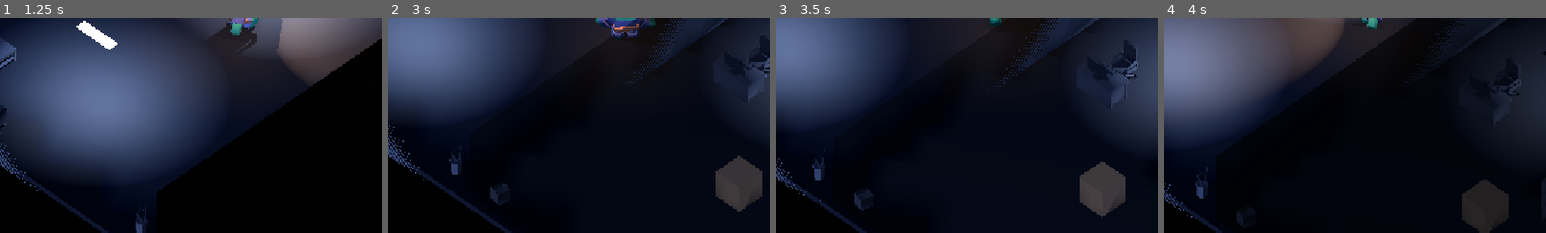
Above: before the commit, frames 1-4 (left to right).
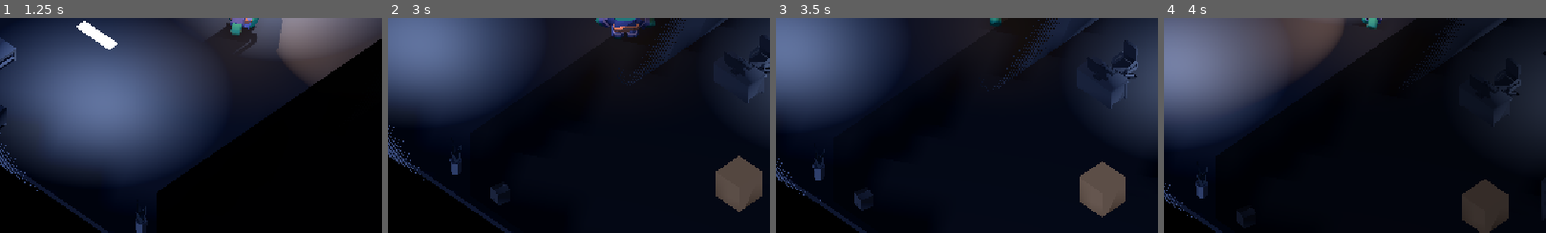
Above: after the commit, the same moments.

Repository: SofiaRubiano10/Zombivors_4to
Game: Godot game, scene res://main.tscn
Two runs of this game, one before a commit and one after it. Both use one fixed random seed, a clock stepped at 60 frames per second and the inputs below.
Inputs:
- Up to frame 1 (1.25 s): tap Enter at 0.5 s; hold D (move_right) from 0.53 s (still down); hold Shift (correr) from 0.53 s (still down)
- Up to frame 2 (3 s): release D (move_right) at 1.28 s; release Shift (correr) at 1.28 s; hold S (move_down) 1.28-2.03 s; tap Space (embestir) at 1.35 s; hold D (move_right) 2.03-2.78 s; tap E (interactuar) at 2.1 s; hold W (move_up) from 2.78 s (still down); tap F at 2.85 s
- Up to frame 3 (3.5 s): keep holding W (move_up)
- Up to frame 4 (4 s): release W (move_up) at 3.53 s; hold A (move_left) from 3.53 s (still down); tap G at 3.6 s
The pictures show only the part of the screen within x 22-72%, y 47-97%; the shares and areas given below are measured in that part.

Frame 1 is identical in both runs. In frame 2, 2.3% of the frame differs, in the area x 85-98%, y 64-91%; in frame 3, 2.3%; in frame 4, less than 0.1%.

Commit message:
C6-01 noche y emisión de los alimentos
La noche fija ya estaba (luz de luna azul, ambiente azul oscuro y niebla por sala); faltaba la emisión tenue de los alimentos del criterio visual 2. Les puse emisión del mismo color de cada comida a 0.35: la carne, la carroña y el cerebro se distinguen en la oscuridad sin llegar a ser una luz.

Co-authored-by: SofiaRubiano10 <10sofiarubiano@gmail.com>

Diff:
--- a/main.tscn
+++ b/main.tscn
@@ -266,6 +266,9 @@
 [sub_resource type="StandardMaterial3D" id="StandardMaterial3D_carne"]
 albedo_color = Color(0.831, 0.639, 0.451, 1)
 roughness = 0.4
+emission_enabled = true
+emission = Color(0.831, 0.639, 0.451, 1)
+emission_energy_multiplier = 0.35
 
 [sub_resource type="BoxMesh" id="BoxMesh_caja"]
 material = SubResource("StandardMaterial3D_carne")
@@ -273,10 +276,16 @@
 [sub_resource type="StandardMaterial3D" id="StandardMaterial3D_cerebro"]
 albedo_color = Color(0.93, 0.5, 0.62, 1)
 roughness = 0.3
+emission_enabled = true
+emission = Color(0.93, 0.5, 0.62, 1)
+emission_energy_multiplier = 0.35
 
 [sub_resource type="StandardMaterial3D" id="StandardMaterial3D_carrona"]
 albedo_color = Color(0.36, 0.4, 0.22, 1)
 roughness = 0.8
+emission_enabled = true
+emission = Color(0.36, 0.4, 0.22, 1)
+emission_energy_multiplier = 0.35
 
 [sub_resource type="CapsuleShape3D" id="CapsuleShape3D_zombi"]
 radius = 0.35
